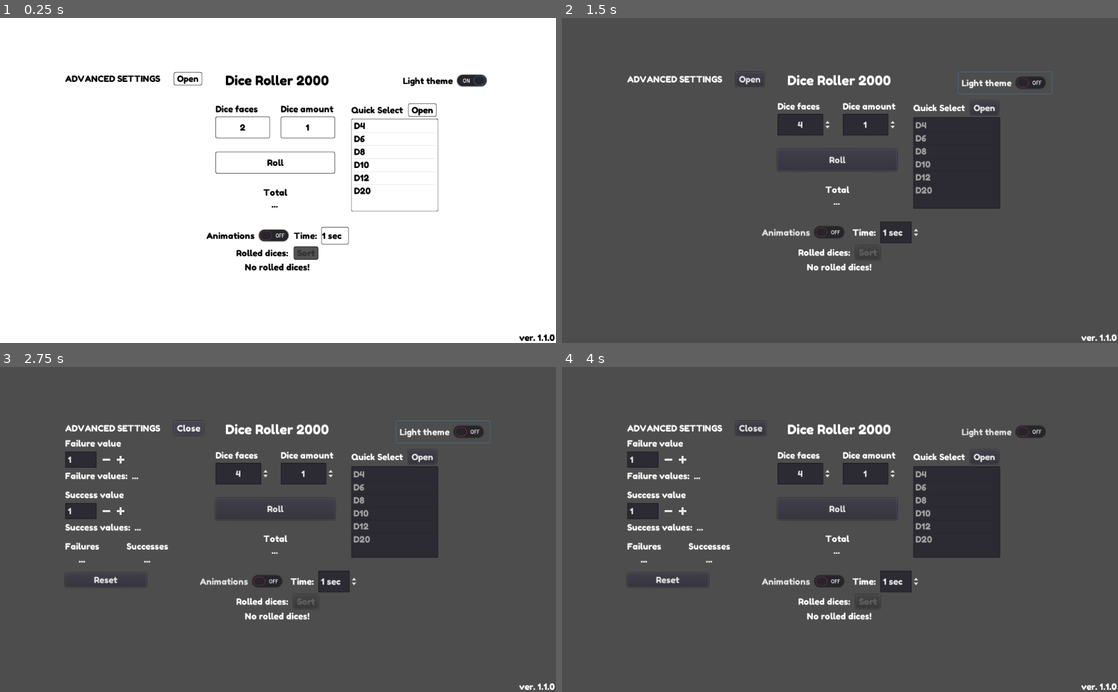
Above: before the commit, frames 1-4 (two rows, left to right).
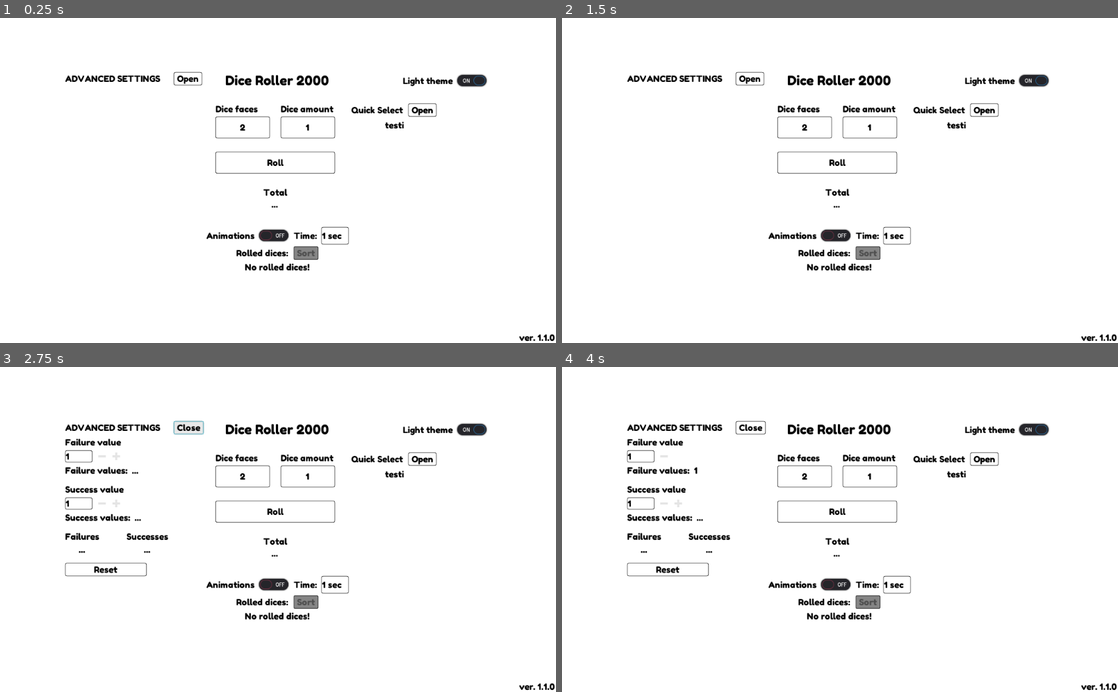
Above: after the commit, the same moments.

Repository: TheAspen/Dice_Roller_2000
Game: Godot game, scene res://Main.tscn
Two runs of this game, one before a commit and one after it. Both use one fixed random seed, a clock stepped at 60 frames per second and the inputs below.
Inputs (mouse positions are in pixels of both pictures, inside the frame that each line leads up to; where the layout moved, square brackets give the same spot in the first picture):
- Up to frame 1 (0.25 s): no input
- Up to frame 2 (1.5 s): click (956, 125) at 0.5 s, where only the run after the commit has a clickable "testi"; click "Light theme" at 1.25 s
- Up to frame 3 (2.75 s): click "Open" at 2 s
- Up to frame 4 (4 s): click (662, 458) [667, 458] at 2.75 s; click (678, 458) [684, 458] at 3.5 s

The runs differ from the first frame. In frame 1, 0.7% of the frame differs, in the area x 52-79%, y 30-75%; in frame 2, 99%, in the area x 0-100%, y 0-100%; in frame 3, 99%; in frame 4, 99%.

Commit message:
Theme updated

Diff:
--- a/Main.tscn
+++ b/Main.tscn
@@ -71,9 +71,7 @@
 margin_left = 200.0
 margin_right = 252.0
 margin_bottom = 24.0
-focus_mode = 0
-mouse_default_cursor_shape = 2
-enabled_focus_mode = 0
+mouse_default_cursor_shape = 2
 text = "Open"
 
 [node name="OptionalSettings" type="VBoxContainer" parent="App/OptionalSettingsMain"]
@@ -455,6 +453,7 @@
 text = "Open"
 
 [node name="DiceList" type="ItemList" parent="App/VBoxContainer/HBoxContainer/VBoxContainer/CenterContainer/CenterMargin/CenterHBox/QuickSelection"]
+visible = false
 margin_top = 28.0
 margin_right = 160.0
 margin_bottom = 199.0
@@ -463,6 +462,13 @@
 size_flags_vertical = 3
 items = [ "D4", null, false, "D6", null, false, "D8", null, false, "D10", null, false, "D12", null, false, "D20", null, false ]
 allow_reselect = true
+
+[node name="MenuButton" type="MenuButton" parent="App/VBoxContainer/HBoxContainer/VBoxContainer/CenterContainer/CenterMargin/CenterHBox/QuickSelection"]
+margin_top = 28.0
+margin_right = 160.0
+margin_bottom = 52.0
+text = "testi"
+items = [ "D4", null, 0, false, false, 0, 0, null, "", false, "D6", null, 0, false, false, 1, 0, null, "", false, "D8", null, 0, false, false, 2, 0, null, "", false, "D10", null, 0, false, false, 3, 0, null, "", false, "D12", null, 0, false, false, 4, 0, null, "", false, "D20", null, 0, false, false, 5, 0, null, "", false ]
 
 [node name="RolledDicesArray" type="VBoxContainer" parent="App/VBoxContainer"]
 margin_top = 286.0
--- a/assets/themes/main_theme.tres
+++ b/assets/themes/main_theme.tres
@@ -2,34 +2,34 @@
 
 [ext_resource path="res://assets/fonts/FredokaOne-Regular.ttf" type="DynamicFontData" id=1]
 
-[sub_resource type="StyleBoxFlat" id=3]
-bg_color = Color( 0.32549, 0.32549, 0.32549, 1 )
+[sub_resource type="StyleBoxFlat" id=22]
+bg_color = Color( 0.521569, 0.521569, 0.521569, 1 )
 border_width_left = 1
 border_width_top = 1
 border_width_right = 1
 border_width_bottom = 1
 border_color = Color( 0, 0, 0, 1 )
 border_blend = true
-corner_radius_top_left = 3
-corner_radius_top_right = 3
-corner_radius_bottom_right = 3
-corner_radius_bottom_left = 3
+corner_radius_top_left = 2
+corner_radius_top_right = 2
+corner_radius_bottom_right = 2
+corner_radius_bottom_left = 2
 
-[sub_resource type="StyleBoxFlat" id=4]
-bg_color = Color( 0.819608, 0.819608, 0.819608, 1 )
-border_width_left = 1
-border_width_top = 1
-border_width_right = 1
-border_width_bottom = 1
-border_color = Color( 0.270588, 0.690196, 0.996078, 1 )
+[sub_resource type="StyleBoxFlat" id=23]
+bg_color = Color( 0.6, 0.6, 0.6, 0 )
+border_width_left = 2
+border_width_top = 2
+border_width_right = 2
+border_width_bottom = 2
+border_color = Color( 0.427451, 0.905882, 1, 1 )
 border_blend = true
-corner_radius_top_left = 3
-corner_radius_top_right = 3
-corner_radius_bottom_right = 3
-corner_radius_bottom_left = 3
+corner_radius_top_left = 2
+corner_radius_top_right = 2
+corner_radius_bottom_right = 2
+corner_radius_bottom_left = 2
 
 [sub_resource type="StyleBoxFlat" id=1]
-bg_color = Color( 0.843137, 0.843137, 0.843137, 1 )
+bg_color = Color( 0.913725, 0.913725, 0.913725, 1 )
 border_width_left = 1
 border_width_top = 1
 border_width_right = 1
@@ -58,8 +58,8 @@
 corner_radius_bottom_right = 3
 corner_radius_bottom_left = 3
 
-[sub_resource type="StyleBoxFlat" id=5]
-bg_color = Color( 1, 1, 1, 1 )
+[sub_resource type="StyleBoxFlat" id=21]
+bg_color = Color( 0.654902, 0.654902, 0.654902, 1 )
 border_width_left = 1
 border_width_top = 1
 border_width_right = 1
@@ -140,11 +140,11 @@
 Button/colors/font_color_focus = Color( 0, 0, 0, 1 )
 Button/colors/font_color_hover = Color( 0, 0, 0, 1 )
 Button/colors/font_color_pressed = Color( 0, 0, 0, 1 )
-Button/styles/disabled = SubResource( 3 )
-Button/styles/focus = SubResource( 4 )
+Button/styles/disabled = SubResource( 22 )
+Button/styles/focus = SubResource( 23 )
 Button/styles/hover = SubResource( 1 )
 Button/styles/normal = SubResource( 7 )
-Button/styles/pressed = SubResource( 5 )
+Button/styles/pressed = SubResource( 21 )
 CheckButton/styles/focus = SubResource( 16 )
 CheckButton/styles/hover = SubResource( 14 )
 CheckButton/styles/hover_pressed = SubResource( 15 )
